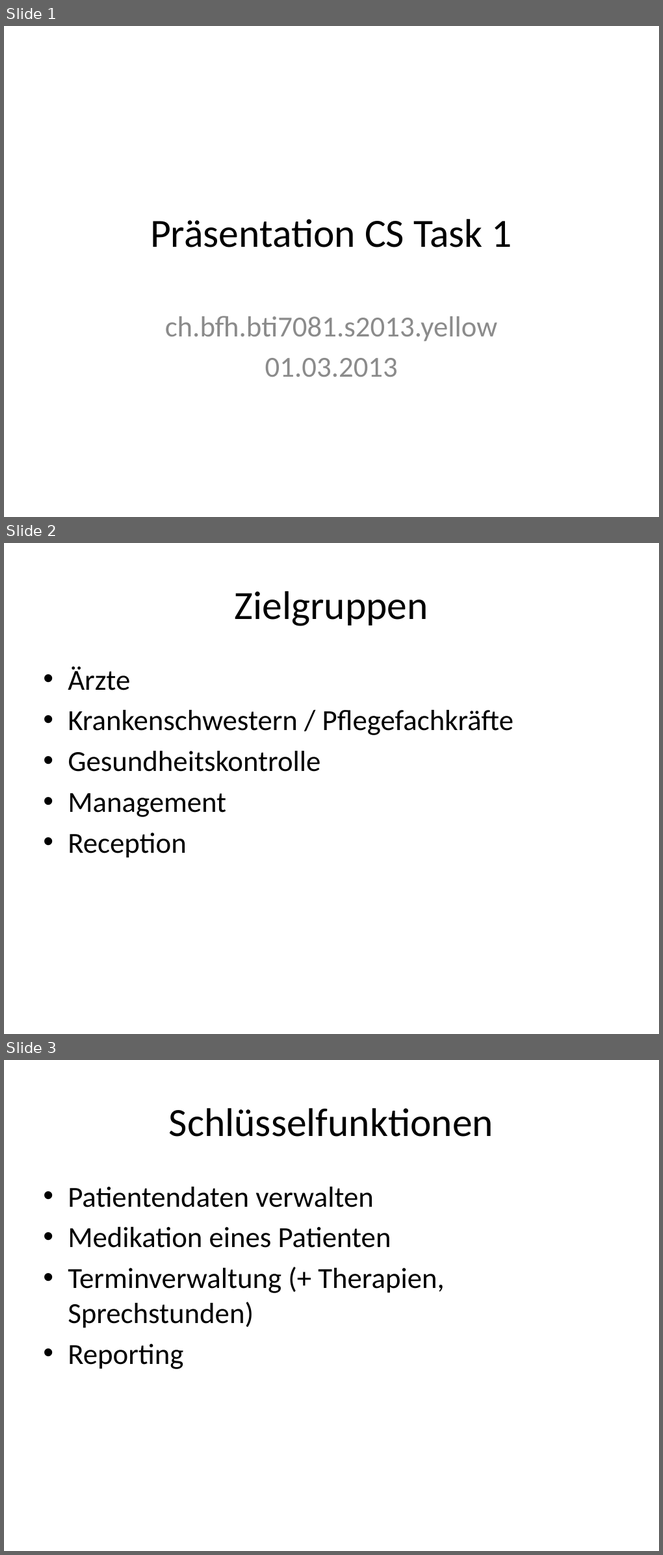
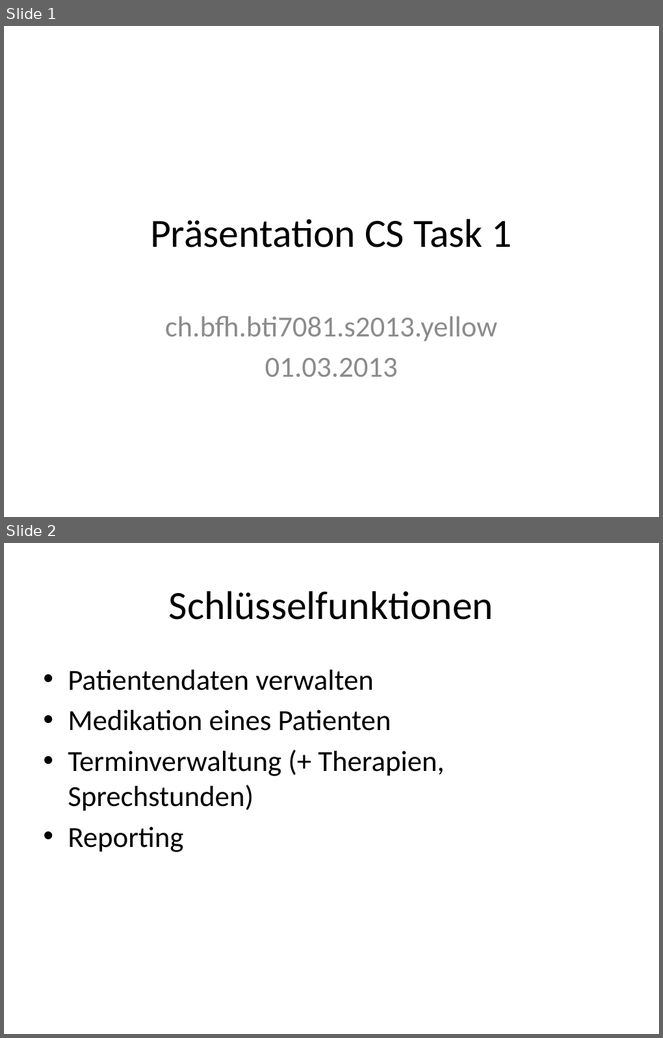
Before and after one commit to boebu/ch.bfh.bti7081.s2013.yellow, a slide deck: ch.bfh.bti7081.s2013.yellow/doc/task02/task1_2_presentation.pptx. Shown one above the other, each under a label of ours: slides 1, 2 and 3 before the commit, slides 1 and 2 after it. The pictures are 663x1555 and 663x1038 pixels, drawn with LibreOffice and Linux fonts; fonts in the diff are those of the drawing. Boxes give left, top, right and bottom in pixels: in the first picture for what was removed or moved away, otherwise in the second. Text is boxed around its words. In the diff, an @@ line names an element or a change of style, - is before the commit and + after.

```diff
--- a/ch.bfh.bti7081.s2013.yellow/doc/task02/task1_2_presentation.pptx
+++ b/ch.bfh.bti7081.s2013.yellow/doc/task02/task1_2_presentation.pptx
@@ slide 2 removed at (x1=4, y1=543, x2=659, y2=1034), background #FFFFFF @@
@@ title removed at (x1=235, y1=591, x2=428, y2=626) @@
-Zielgruppen
@@ text removed at (x1=68, y1=667, x2=514, y2=858) @@
-• Ärzte
-• Krankenschwestern / Pflegefachkräfte
-• Gesundheitskontrolle
-• Management
-• Reception
@@ what was slide 3 is now slide 2 @@
```
Also in this commit, not shown: 2 slides changed, 1 slide added, 2 other slides removed.
